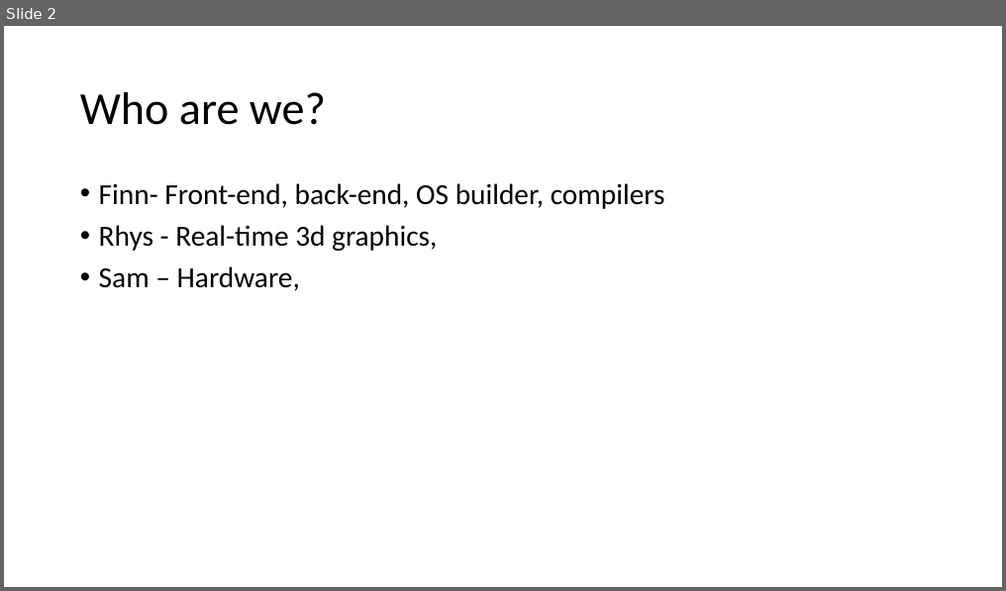
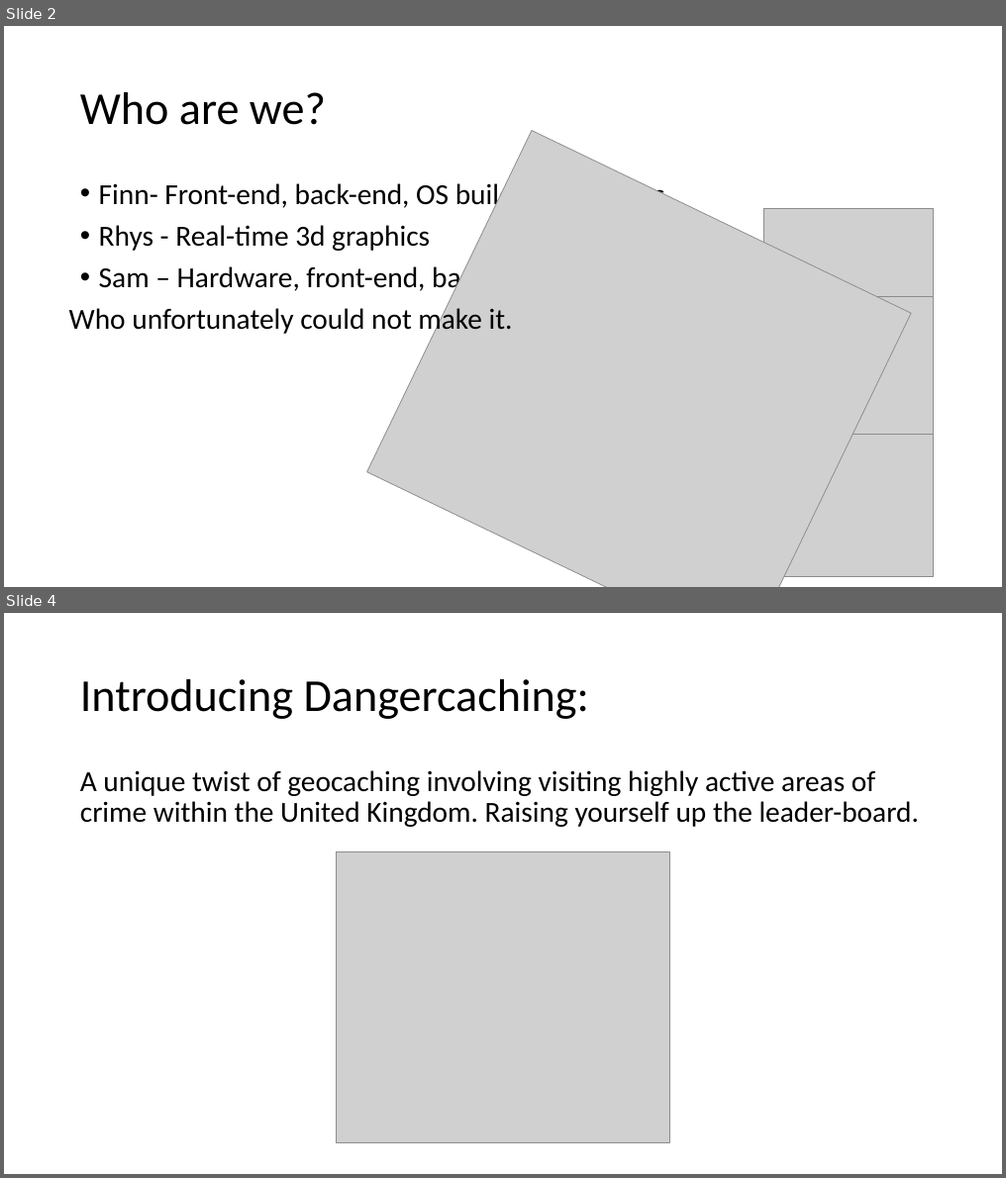
Before and after one commit to dartydevil/Crazy-monkey-artwork, a slide deck: Presentation/The Crazy Monkeys.pptx. Shown one above the other, each under a label of ours: slide 2 before the commit, slides 2 and 4 after it; the slides between them are not shown. The pictures are 1006x591 and 1006x1178 pixels, drawn with LibreOffice and Linux fonts; fonts in the diff are those of the drawing; grey boxes stand for pictures. Boxes give left, top, right and bottom in pixels: in the first picture for what was removed or moved away, otherwise in the second. Text is boxed around its words. In the diff, an @@ line names an element or a change of style, - is before the commit and + after.

```diff
--- a/Presentation/The Crazy Monkeys.pptx
+++ b/Presentation/The Crazy Monkeys.pptx
@@ slide 4 added at box(4, 613, 1002, 1174), background #FFFFFF @@
@@ title added at box(80, 679, 589, 719), 44 pt, text #000000 @@
+Introducing Dangercaching:
@@ text added at box(80, 770, 919, 827), 28 pt, text #000000 @@
+A unique twist of geocaching involving visiting highly active areas of crime within the United Kingdom. Raising yourself up the leader-board.
@@ picture added at box(337, 852, 669, 1144) @@
@@ slide 2 changed as well @@
@@ picture added at box(367, 131, 912, 587) @@
@@ text at box(99, 225, 540, 295): text changed @@
-• Rhys - Real-time 3d graphics,
-• Sam – Hardware,
+• Rhys - Real-time 3d graphics
+• Sam – Hardware, front-end, back-end
@@ picture added at box(764, 209, 934, 577) @@
@@ text added at box(69, 304, 513, 336), 28 pt, text #000000 @@
+Who unfortunately could not make it.
@@ picture added at box(797, 296, 934, 435) @@
```
Also in this commit, not shown: 1 other slide changed, 7 other slides added, 1 slide removed.
